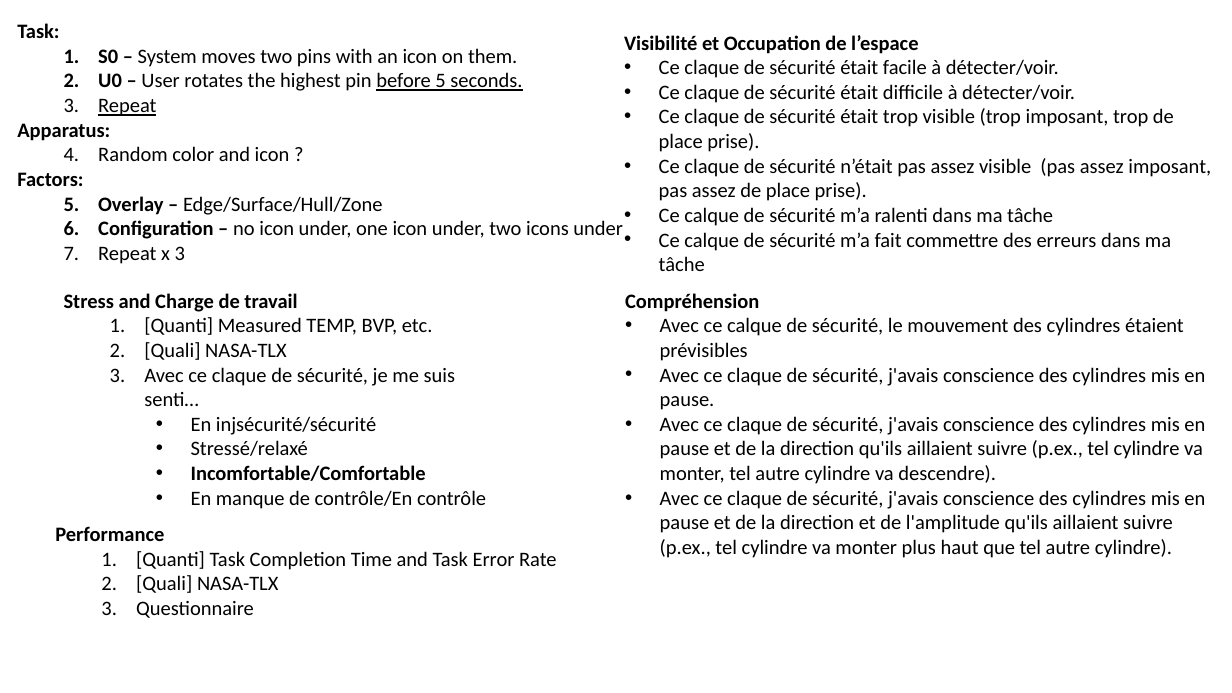
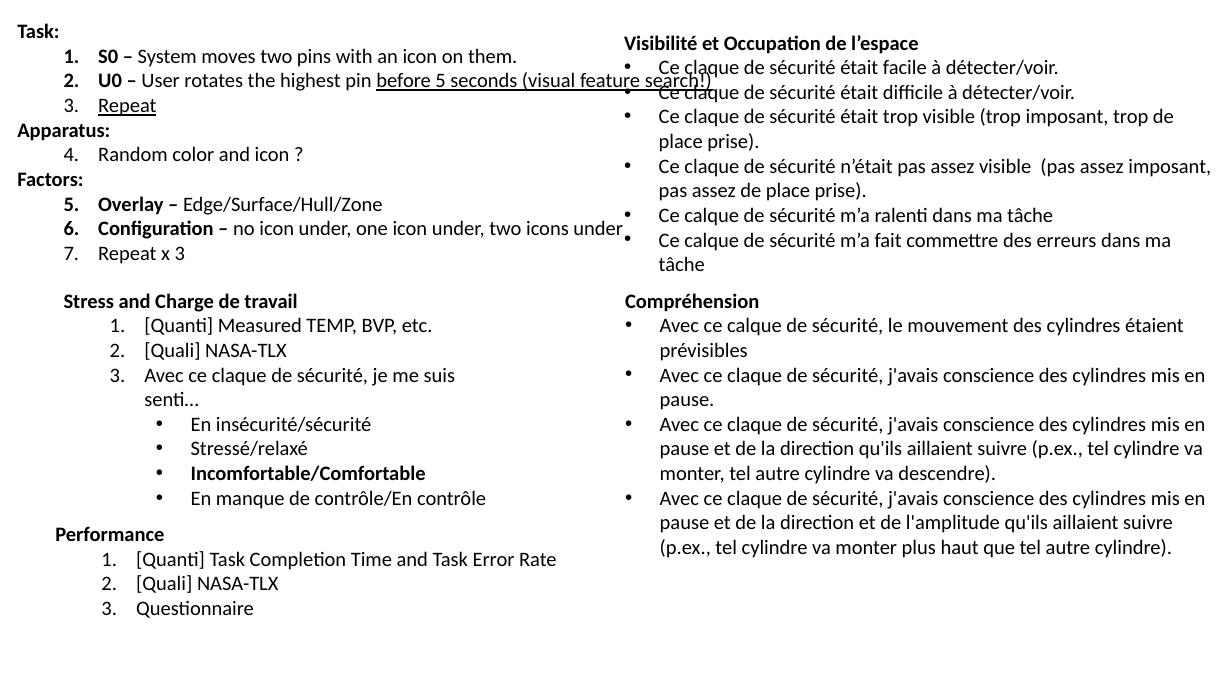
Before and after one commit to maximedaniel/ExpandDialSticks, a slide deck: slide 2 of study2.pptx. Drawn at 1232x693 pixels with LibreOffice and Linux fonts; fonts in the diff are those of the drawing. Boxes give left, top, right and bottom in pixels: in the first picture for what was removed or moved away, otherwise in the second. Text is boxed around its words. In the diff, an @@ line names an element or a change of style, - is before the commit and + after.

```diff
--- a/study2.pptx
+++ b/study2.pptx
@@ text at [98,70,712,93]: text changed @@
-  2. U0 – User rotates the highest pin before 5 seconds.
+  2. U0 – User rotates the highest pin before 5 seconds (visual feature search!)
@@ text at [191,417,371,432]: text changed @@
-      • En injsécurité/sécurité
+      • En insécurité/sécurité
```
Also in this commit, not shown: 1 other slide changed, 1 slide added, 2 other files.
